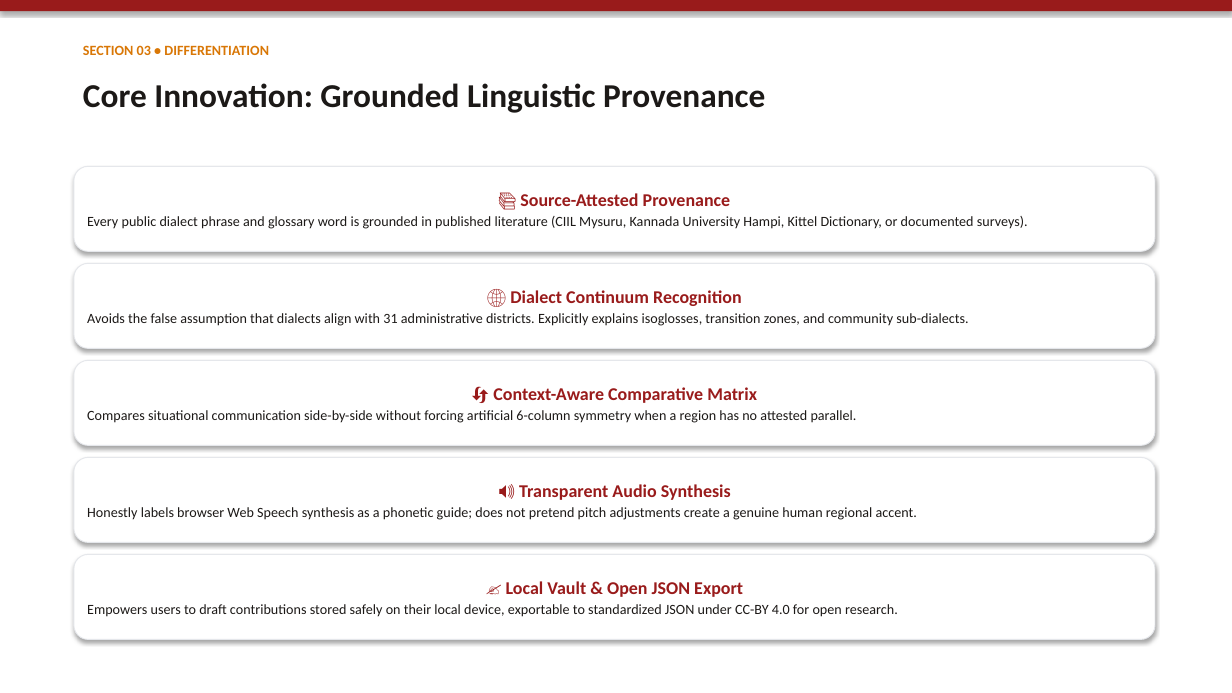
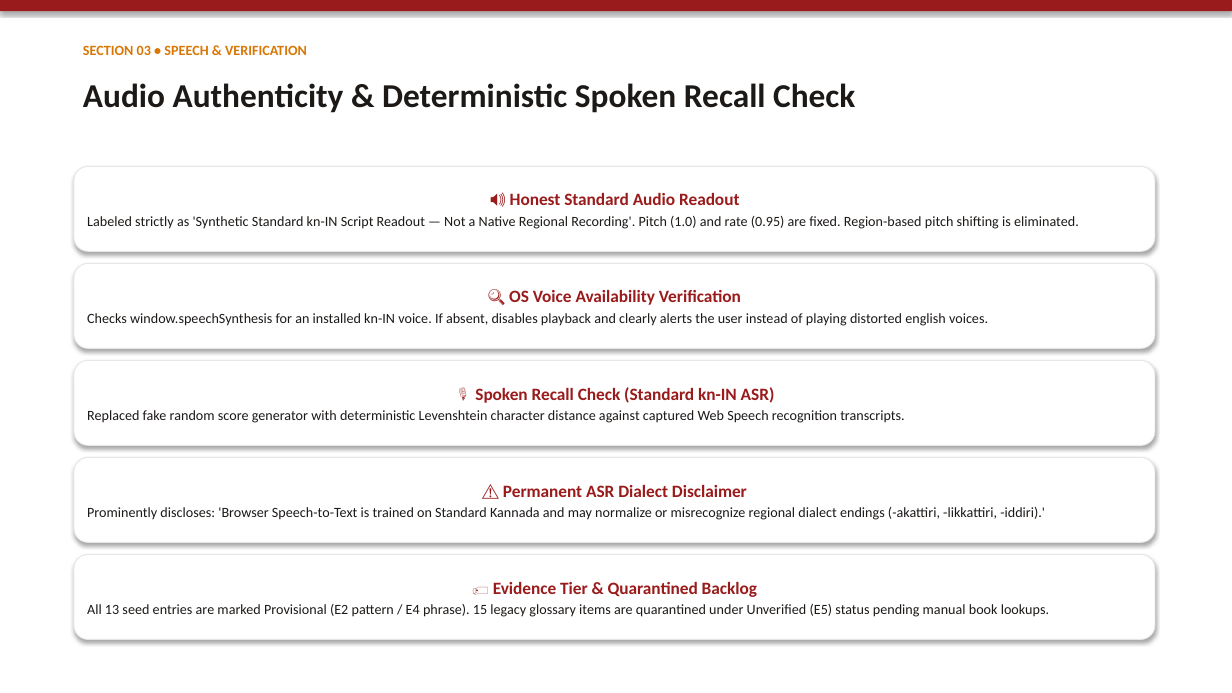
Before and after one commit to anandaram240-wq/yatrika-ai, a slide deck: slide 4 of Namma_Kannada_Regional_Explorer_Presentation.pptx. Drawn at 1232x693 pixels with LibreOffice and Linux fonts; fonts in the diff are those of the drawing. Boxes give left, top, right and bottom in pixels: in the first picture for what was removed or moved away, otherwise in the second. Text is boxed around its words. In the diff, an @@ line names an element or a change of style, - is before the commit and + after.

Commit message:
feat(phase-2.5): Implement Argon Phase 2.5 evidence-graded architecture, reconciled 13-entry dataset, sparse comparator matrix, semantic validator, and quarantined backlog

```diff
--- a/Namma_Kannada_Regional_Explorer_Presentation.pptx
+++ b/Namma_Kannada_Regional_Explorer_Presentation.pptx
@@ text at box(83, 45, 307, 55): text changed @@
-SECTION 03 • DIFFERENTIATION
+SECTION 03 • SPEECH & VERIFICATION
@@ text at box(83, 83, 855, 113): text changed @@
-Core Innovation: Grounded Linguistic Provenance
+Audio Authenticity & Deterministic Spoken Recall Check
@@ text in rounded rectangle at box(87, 193, 1079, 229): text changed @@
-📚 Source-Attested Provenance
-Every public dialect phrase and glossary word is grounded in published literature (CIIL Mysuru, Kannada University Hampi, Kittel Dictionary, or documented surveys).
+🔊 Honest Standard Audio Readout
+Labeled strictly as 'Synthetic Standard kn-IN Script Readout — Not a Native Regional Recording'. Pitch (1.0) and rate (0.95) are fixed. Region-based pitch shifting is eliminated.
@@ text in rounded rectangle at box(87, 290, 988, 326): text changed @@
-🌐 Dialect Continuum Recognition
-Avoids the false assumption that dialects align with 31 administrative districts. Explicitly explains isoglosses, transition zones, and community sub-dialects.
+🔍 OS Voice Availability Verification
+Checks window.speechSynthesis for an installed kn-IN voice. If absent, disables playback and clearly alerts the user instead of playing distorted english voices.
@@ text in rounded rectangle at box(87, 387, 904, 423): text changed @@
-🔄 Context-Aware Comparative Matrix
-Compares situational communication side-by-side without forcing artificial 6-column symmetry when a region has no attested parallel.
+🎙️ Spoken Recall Check (Standard kn-IN ASR)
+Replaced fake random score generator with deterministic Levenshtein character distance against captured Web Speech recognition transcripts.
@@ text in rounded rectangle at box(87, 485, 1045, 520): text changed @@
-🔊 Transparent Audio Synthesis
-Honestly labels browser Web Speech synthesis as a phonetic guide; does not pretend pitch adjustments create a genuine human regional accent.
+⚠️ Permanent ASR Dialect Disclaimer
+Prominently discloses: 'Browser Speech-to-Text is trained on Standard Kannada and may normalize or misrecognize regional dialect endings (-akattiri, -likkattiri, -iddiri).'
@@ text in rounded rectangle at box(87, 582, 1049, 617): text changed @@
-✍️ Local Vault & Open JSON Export
-Empowers users to draft contributions stored safely on their local device, exportable to standardized JSON under CC-BY 4.0 for open research.
+🏷️ Evidence Tier & Quarantined Backlog
+All 13 seed entries are marked Provisional (E2 pattern / E4 phrase). 15 legacy glossary items are quarantined under Unverified (E5) status pending manual book lookups.
```
Also in this commit, not shown: 3 other slides changed, 2 slides added, 2 slides removed, 23 other files.
